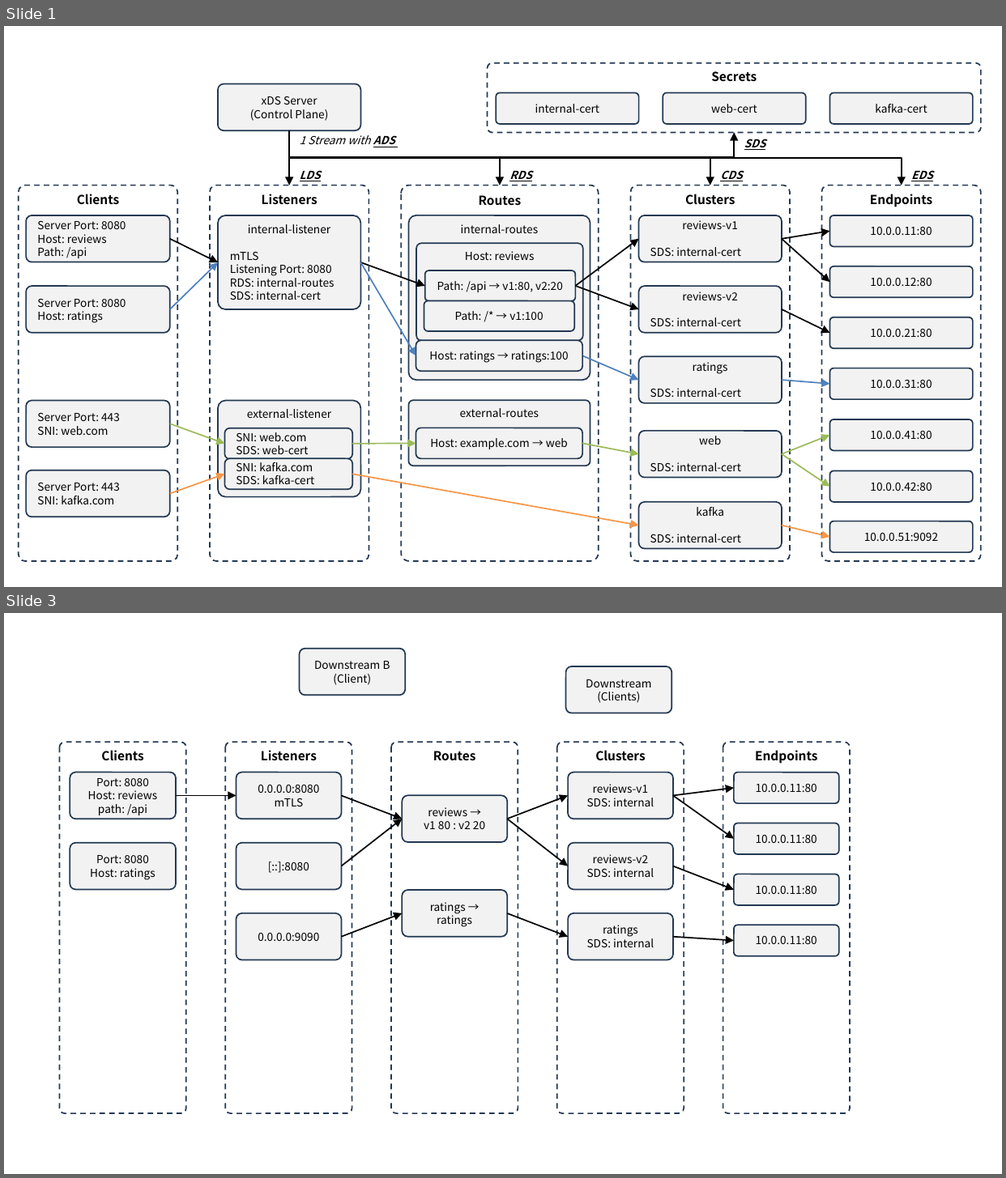
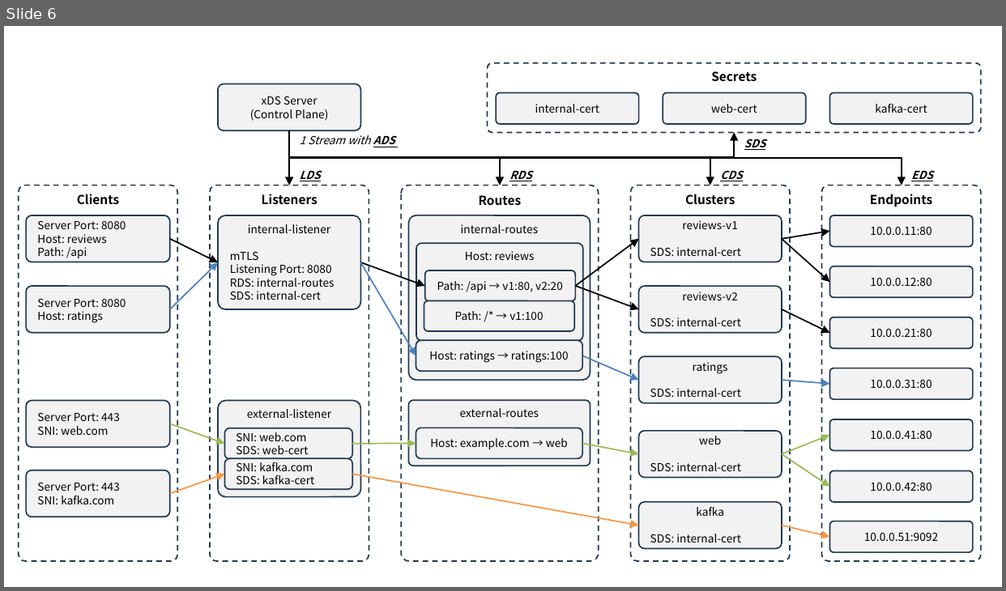
Before and after one commit to ssup2/blog-software, a slide deck: content/docs/theory-analysis/envoy-istio/images/images.pptx. Shown one above the other, each under a label of ours: slides 1 and 3 before the commit, slide 6 after it; the slides between them are not shown. The pictures are 1006x1178 and 1006x591 pixels, drawn with LibreOffice and Linux fonts; fonts in the diff are those of the drawing. Boxes give left, top, right and bottom in pixels: in the first picture for what was removed or moved away, otherwise in the second. Text is boxed around its words. In the diff, an @@ line names an element or a change of style, - is before the commit and + after.

```diff
--- a/content/docs/theory-analysis/envoy-istio/images/images.pptx
+++ b/content/docs/theory-analysis/envoy-istio/images/images.pptx
@@ slide 3 removed at (4, 613, 1002, 1174), background #FFFFFF @@
@@ rounded rectangle removed at (300, 649, 405, 696) @@
-Downstream B
-(Client)
@@ rounded rectangle removed at (566, 667, 671, 713) @@
-Downstream
-(Clients)
@@ rounded rectangle removed at (60, 742, 186, 1113) @@
-Clients
@@ rounded rectangle removed at (226, 742, 352, 1113) @@
-Listeners
@@ rounded rectangle removed at (391, 742, 518, 1113) @@
-Routes
@@ rounded rectangle removed at (557, 742, 684, 1113) @@
-Clusters
@@ rounded rectangle removed at (722, 742, 850, 1113) @@
-Endpoints
@@ rounded rectangle removed at (70, 773, 176, 820) @@
-Port: 8080
-Host: reviews
-path: /api
@@ rounded rectangle removed at (236, 773, 341, 820) @@
-0.0.0.0:8080
-mTLS
@@ rounded rectangle removed at (568, 773, 672, 820) @@
-reviews-v1
-SDS: internal
@@ rounded rectangle removed at (734, 773, 838, 803) @@
-10.0.0.11:80
@@ arrow removed from (176, 795) to (236, 795) @@
@@ arrow removed from (341, 795) to (403, 819) @@
@@ rounded rectangle removed at (403, 795, 507, 842) @@
-reviews →
-v1 80 : v2 20
@@ arrow removed from (507, 819) to (568, 795) @@
@@ arrow removed from (672, 795) to (734, 838) @@
@@ arrow removed from (672, 795) to (734, 788) @@
@@ arrow removed from (341, 867) to (403, 819) @@
@@ arrow removed from (507, 819) to (568, 867) @@
@@ rounded rectangle removed at (734, 824, 838, 854) @@
-10.0.0.11:80
@@ rounded rectangle removed at (70, 842, 176, 889) @@
-Port: 8080
-Host: ratings
@@ rounded rectangle removed at (236, 842, 341, 889) @@
-[::]:8080
@@ rounded rectangle removed at (568, 842, 672, 889) @@
-reviews-v2
-SDS: internal
@@ arrow removed from (672, 867) to (734, 889) @@
@@ rounded rectangle removed at (734, 875, 838, 905) @@
-10.0.0.11:80
@@ rounded rectangle removed at (403, 890, 507, 937) @@
-ratings →
-ratings
@@ rounded rectangle removed at (236, 914, 341, 960) @@
-0.0.0.0:9090
@@ arrow removed from (341, 936) to (403, 914) @@
@@ arrow removed from (507, 914) to (568, 936) @@
@@ rounded rectangle removed at (568, 914, 672, 960) @@
-ratings
-SDS: internal
@@ rounded rectangle removed at (734, 926, 838, 956) @@
-10.0.0.11:80
@@ arrow removed from (672, 936) to (734, 940) @@
@@ what was slide 1 is now slide 6 @@
```
Also in this commit, not shown: 4 slides added, 11 other slides removed, 2 other files.
